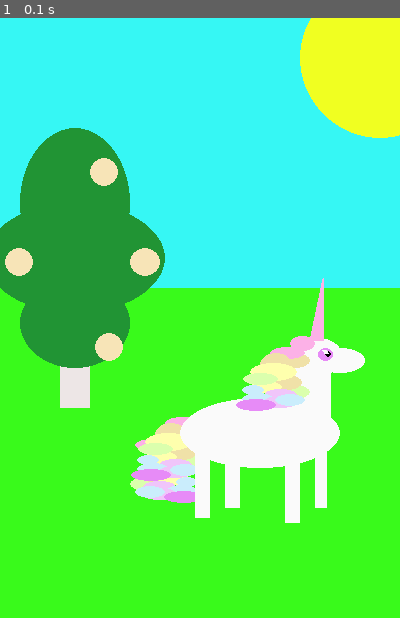
Above: before the commit, frame 1.
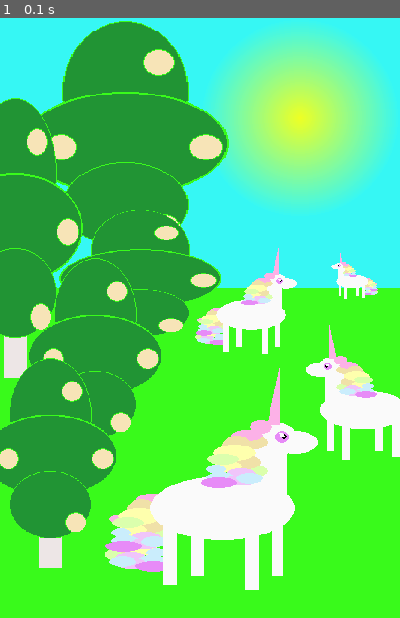
Above: after the commit, the same moment.

Repository: RShveda/pygame-practice
Game: pygame game, started from draw_unicorn.py
Same seed, same stepped clock (60 frames per second), same inputs: the game is played once before the commit and once after it.
Inputs:
- Up to frame 1 (0.1 s): no input

The runs differ from the first frame. In frame 1, 51% of the frame differs, in the area x 0-100%, y 0-96%.

Commit message:
draw_unicorn advanced assignment completed

Diff:
--- a/draw_unicorn.py
+++ b/draw_unicorn.py
@@ -6,17 +6,17 @@
 FPS = 30
 WIDTH, HEIGHT = 400, 600
 
-# environment
+# environment colors
 blue = (54, 247, 244)
 green = (57, 250, 27)
 yellow = (240, 255, 33)
 
-# tree
+# tree colors
 dark_green = (33, 148, 52)
 white_grey = (237, 230, 230)
 orange = (247, 228, 183)
 
-# unicorn
+# unicorn colors
 white = (250, 250, 250)
 pink = (252, 177, 231)
 purple = (231, 139, 247)
@@ -30,31 +30,47 @@
 screen = pygame.display.set_mode((WIDTH, HEIGHT))
 screen.fill(blue)
 grass = rect(screen, green, (0, int(HEIGHT * 0.45), WIDTH, int(HEIGHT * 0.55)))
-sun = circle(screen, yellow, (WIDTH - 20, 40), 80)
+
+
+class Sun():
+    width = 200
+    height = 200
+
+    def __init__(self):
+        self.layer = pygame.Surface((self.width, self.height), pygame.SRCALPHA)
+        for i in range(int(self.width/2), 0, -2):
+            circle(self.layer, (240, 255, 33, int(256-(256/100*i))), (int(self.width/2), int(self.height/2)), i)
 
 
 class Tree():
-    def __init__(self, width, height):
-        self.width = width
-        self.height = height
+    width = 200
+    height = 340
+
+    def __init__(self):
         self.layer = pygame.Surface((self.width, self.height), pygame.SRCALPHA)
-        # self.border = rect(self.layer, black, (0, 0, self.width, self.height), 1)
-        self.stem = rect(self.layer, white_grey, (int(self.width / 2 - 15), int(self.height - 100), 30, 80))
-        self.bottom_leaves = ellipse(self.layer, dark_green,
-                                     (int(self.width / 2 - 55), int(self.height - 150), 110, 90))
-        ellipse(self.layer, orange, (int(self.width / 2 + 20), int(self.height - 95), 28, 28))
-        self.middle_leaves = ellipse(self.layer, dark_green,
-                                     (int(self.width / 2 - 90), int(self.height - 225), 180, 110))
-        ellipse(self.layer, orange, (int(self.width / 2 - 70), int(self.height - 180), 28, 28))
-        ellipse(self.layer, orange, (int(self.width / 2 + 55), int(self.height - 180), 30, 28))
-        self.top_leaves = ellipse(self.layer, dark_green, (int(self.width / 2 - 55), int(self.height - 300), 110, 150))
-        ellipse(self.layer, orange, (int(self.width / 2 + 15), int(self.height - 270), 28, 28))
+        self.stem = rect(self.layer, white_grey, (85, 240, 30, 80))
+        # top leaves
+        ellipse(self.layer, dark_green, (45, 40, 110, 150))
+        ellipse(self.layer, green, (45, 40, 110, 150), 1)
+        ellipse(self.layer, orange, (115, 70, 28, 28))
+        ellipse(self.layer, green, (115, 70, 28, 28), 1)
+        # middle leaves
+        ellipse(self.layer, dark_green, (10, 115, 180, 110))
+        ellipse(self.layer, green, (10, 115, 180, 110), 2)
+        ellipse(self.layer, orange, (30, 160, 28, 28))
+        ellipse(self.layer, green, (30, 160, 28, 28), 1)
+        ellipse(self.layer, orange, (155, 160, 30, 28))
+        ellipse(self.layer, green, (155, 160, 30, 28), 1)
+        # bottom leaves
+        ellipse(self.layer, dark_green, (45, 190, 110, 90))
+        ellipse(self.layer, green, (45, 190, 110, 90), 1)
+        ellipse(self.layer, orange, (120, 245, 28, 28))
+        ellipse(self.layer, green, (120, 245, 28, 28), 1)
 
 
 class Hair():
     def __init__(self):
         self.layer = pygame.Surface((90, 90), pygame.SRCALPHA)
-        # rect(self.layer, black, (0, 0, 90, 90), 1)
         ellipse(self.layer, pink, (40, 19, 35, 12))
         ellipse(self.layer, brownish, (30, 25, 32, 22))
         ellipse(self.layer, greenish, (50, 57, 30, 14))
@@ -71,56 +87,77 @@
 
 
 class Unicorn():
-    def __init__(self, width, height):
-        self.width = width
-        self.height = height
+    width = 300
+    height = 280
+
+    def __init__(self):
         self.layer = pygame.Surface((self.width, self.height), pygame.SRCALPHA)
-        # self.border = rect(self.layer, black, (0, 0, self.width, self.height), 1)
+        # tail
         tail_top = Hair()
         tail_bottom = Hair()
         rotated_hair = pygame.transform.flip(tail_bottom.layer, True, False)
         self.layer.blit(rotated_hair, (0, 152))
         self.layer.blit(tail_top.layer, (5, 130))
-        self.body = ellipse(self.layer, white, (60, int(self.height - 150), 160, 70))
+        # body
+        self.body = ellipse(self.layer, white, (60, 130, 160, 70))
         # legs
-        rect(self.layer, white, (75, int(self.height - 110), 15, 80))
-        rect(self.layer, white, (105, int(self.height - 110), 15, 70))
-        rect(self.layer, white, (165, int(self.height - 110), 15, 85))
-        rect(self.layer, white, (195, int(self.height - 110), 12, 70))
+        rect(self.layer, white, (75, 170, 15, 80))
+        rect(self.layer, white, (105, 170, 15, 70))
+        rect(self.layer, white, (165, 170, 15, 85))
+        rect(self.layer, white, (195, 170, 12, 70))
         # neck
-        polygon(self.layer, white, [(130, int(self.height - 110)),
-                                    (210, int(self.height - 110)),
-                                    (210, int(self.height - 190)),
-                                    (175, int(self.height - 190))
-                                    ])
+        polygon(self.layer, white, [(130, 170), (210, 170), (210, 90), (175, 90), ])
         # head
         ellipse(self.layer, white, (175, int(self.height - 210), 48, 38))
         # mouth
         ellipse(self.layer, white, (195, int(self.height - 200), 50, 25))
         # corn
-        polygon(self.layer, pink, [(190, int(self.height - 208)),
-                                   (203, int(self.height - 208)),
-                                   (203, int(self.height - 270)),
-                                   ])
+        polygon(self.layer, pink, [(190, 72), (203, 72), (203, 10), ])
         # eye
-        ellipse(self.layer, purple, (198, int(self.height - 200), 15, 13))
-        ellipse(self.layer, black, (205, int(self.height - 197), 6, 6))
+        ellipse(self.layer, purple, (198, 80, 15, 13))
+        ellipse(self.layer, black, (205, 83, 6, 6))
         eye_blink = pygame.Surface((8, 8), pygame.SRCALPHA)
         ellipse(eye_blink, white, (0, 4, 7, 4))
         rotated_blink = pygame.transform.rotate(eye_blink, -30)
-        self.layer.blit(rotated_blink, (202, int(self.height - 203)))
+        self.layer.blit(rotated_blink, (202, 77))
         # hair
         ellipse(self.layer, pink, (170, 68, 25, 15))
         ellipse(self.layer, brownish, (160, 85, 30, 15))
         hair = Hair()
-        self.layer.blit(hair.layer, (110, int(self.height - 220)))
+        self.layer.blit(hair.layer, (110, 60))
 
 
-tree = Tree(200, 340)
-unicorn = Unicorn(300, 280)
+# initializing objects
+sun = Sun()
 
-screen.blit(tree.layer, (-25, 70))
-screen.blit(unicorn.layer, (120, 250))
+tree_one = pygame.transform.scale(Tree().layer, (230, 320))
+tree_two = pygame.transform.scale(Tree().layer, (180, 180))
+tree_three = pygame.transform.scale(Tree().layer, (150, 340))
+tree_four = pygame.transform.scale(Tree().layer, (150, 255))
+tree_five = pygame.transform.scale(Tree().layer, (150, 255))
+
+x = Unicorn.width
+y = Unicorn.height
+unicorn_one = pygame.transform.scale(Unicorn().layer, (int(x/1.1), int(y/1.1)))
+unicorn_two = pygame.transform.scale(Unicorn().layer, (int(x/2.3), int(y/2.3)))
+unicorn_rotated = pygame.transform.flip(Unicorn().layer, True, False)
+unicorn_three = pygame.transform.scale(unicorn_rotated, (int(x/1.8), int(y/1.8)))
+unicorn_four = pygame.transform.scale(unicorn_rotated, (int(x/5), int(y/5)))
+
+# placing objects on main screen
+screen.blit(sun.layer, (200, 0))
+
+screen.blit(tree_one, (10, -35))
+screen.blit(tree_two, (50, 170))
+screen.blit(tree_three, (-60, 40))
+screen.blit(tree_five, (20, 210))
+screen.blit(tree_four, (-25, 310))
+
+screen.blit(unicorn_one, (95, 340))
+screen.blit(unicorn_two, (190, 225))
+screen.blit(unicorn_three, (275, 300))
+screen.blit(unicorn_four, (320, 230))
+
 
 pygame.display.update()
 clock = pygame.time.Clock()
